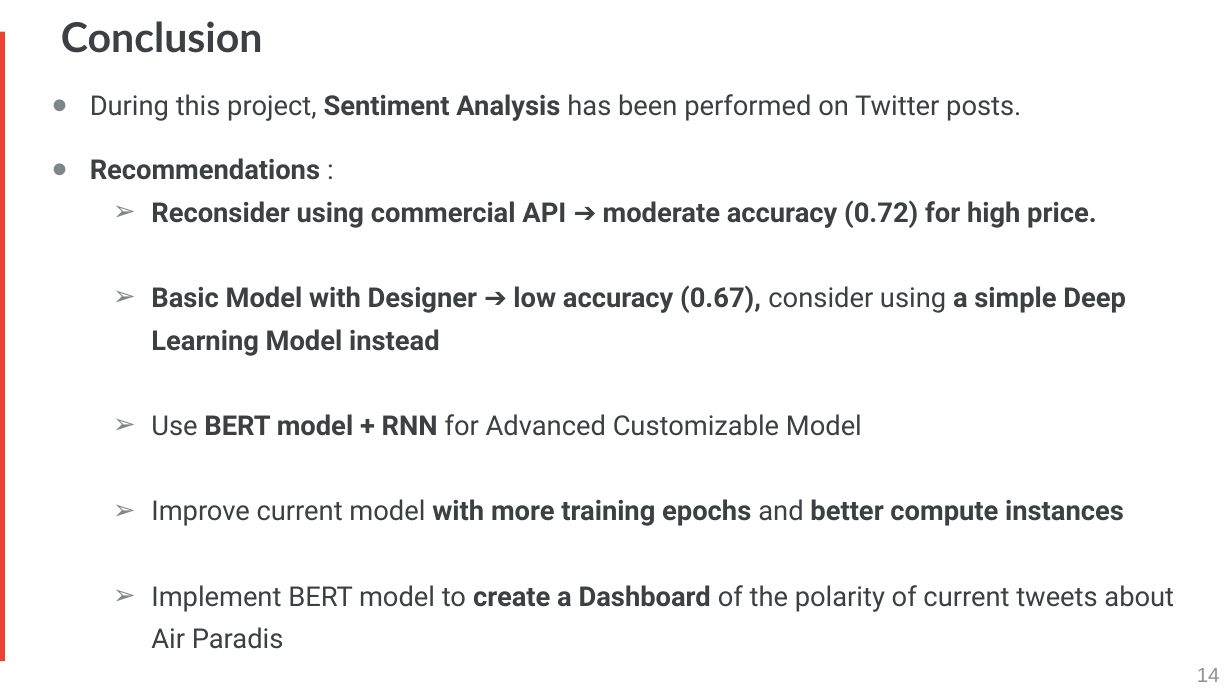
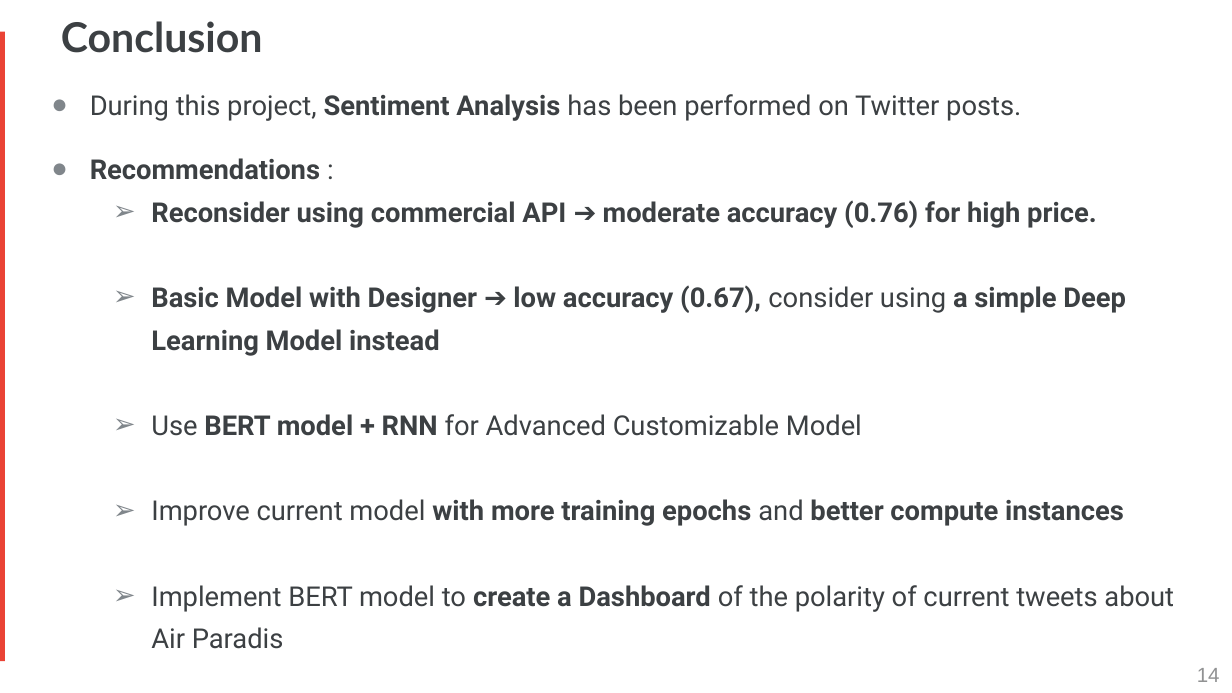
Before and after one commit to Faskill/Twitter-Sentiment-Analysis, a slide deck: slide 14 of P7_04_Presentation.pptx. Drawn at 1232x693 pixels with LibreOffice and Linux fonts; fonts in the diff are those of the drawing. Boxes give left, top, right and bottom in pixels: in the first picture for what was removed or moved away, otherwise in the second. Text is boxed around its words. In the diff, an @@ line names an element or a change of style, - is before the commit and + after.

```diff
--- a/P7_04_Presentation.pptx
+++ b/P7_04_Presentation.pptx
@@ text at (151, 200, 1097, 228): text changed @@
-  ➢ Reconsider using commercial API ➔ moderate accuracy (0.72) for high price.
+  ➢ Reconsider using commercial API ➔ moderate accuracy (0.76) for high price.
```
Also in this commit, not shown: 4 other slides changed.
